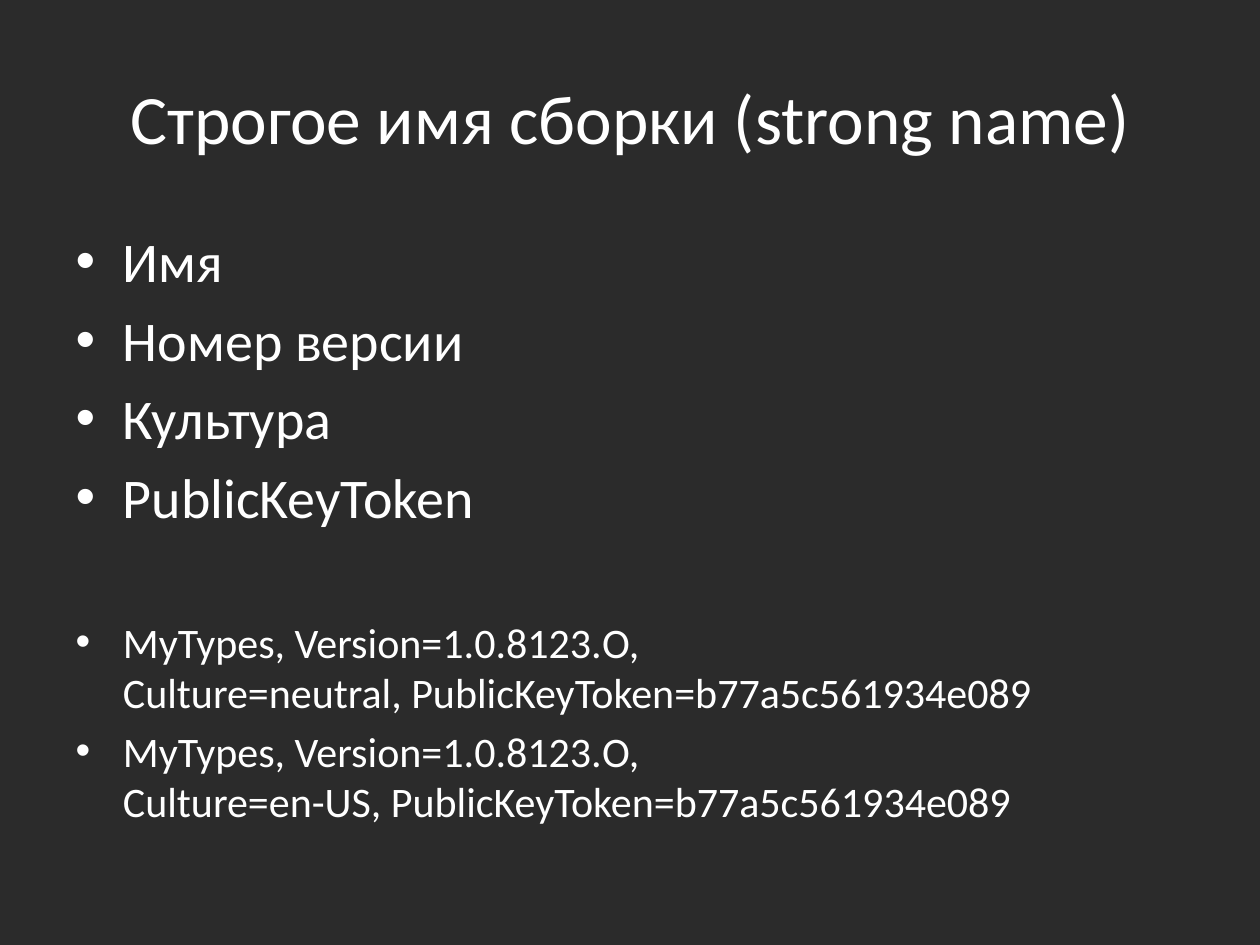
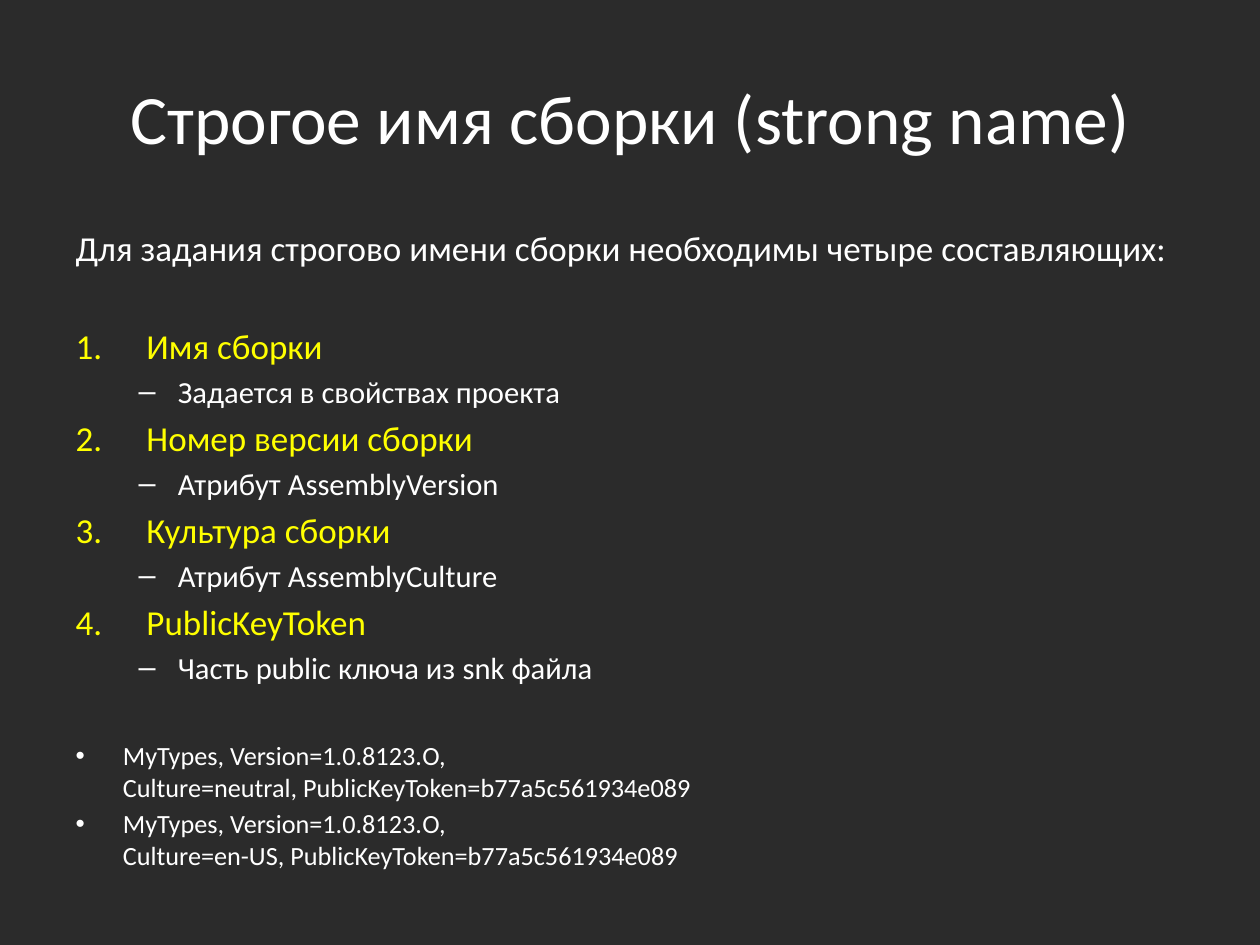
Before and after one commit to bazile/Training, a slide deck: slide 23 of Presentation/lesson-07-reflection.pptx (slide 18 before the commit). Drawn at 1260x945 pixels with LibreOffice and Linux fonts; fonts in the diff are those of the drawing; background and template pictures are left out; a plain dark background stands for a picture behind light text. Boxes give left, top, right and bottom in pixels: in the first picture for what was removed or moved away, otherwise in the second. Text is boxed around its words. In the diff, an @@ line names an element or a change of style, - is before the commit and + after.

```diff
--- a/Presentation/lesson-07-reflection.pptx
+++ b/Presentation/lesson-07-reflection.pptx
@@ text at <box>76,237,1165,592</box>: text changed; size 32 to 20 pt @@
-• Имя
-• Номер версии
-• Культура
+Для задания строгово имени сборки необходимы четыре составляющих:
+1. Имя сборки
+  – Задается в свойствах проекта
+2. Номер версии сборки
+  – Атрибут AssemblyVersion
+3. Культура сборки
+  – Атрибут AssemblyCulture
@@ text at <box>123,610,690,838</box>: size 32 to 20 pt, text colour #FFFFFF to #FFFF00 in "PublicKeyToken"; size 24 to 15 pt in "MyTypes, Version=1.0.8123.О, Culture=neutral, PublicKeyToken ...", "MyTypes, Version=1.0.8123.О, Culture=en-US, PublicKeyToken=b ..."; bullet • to 1.; less space between paragraphs @@
@@ text at <box>178,657,593,684</box>: paragraph added @@
+  – Часть public ключа из snk файла
```
Also in this commit, not shown: 2 other slides changed, 5 slides added, 1 other file.
